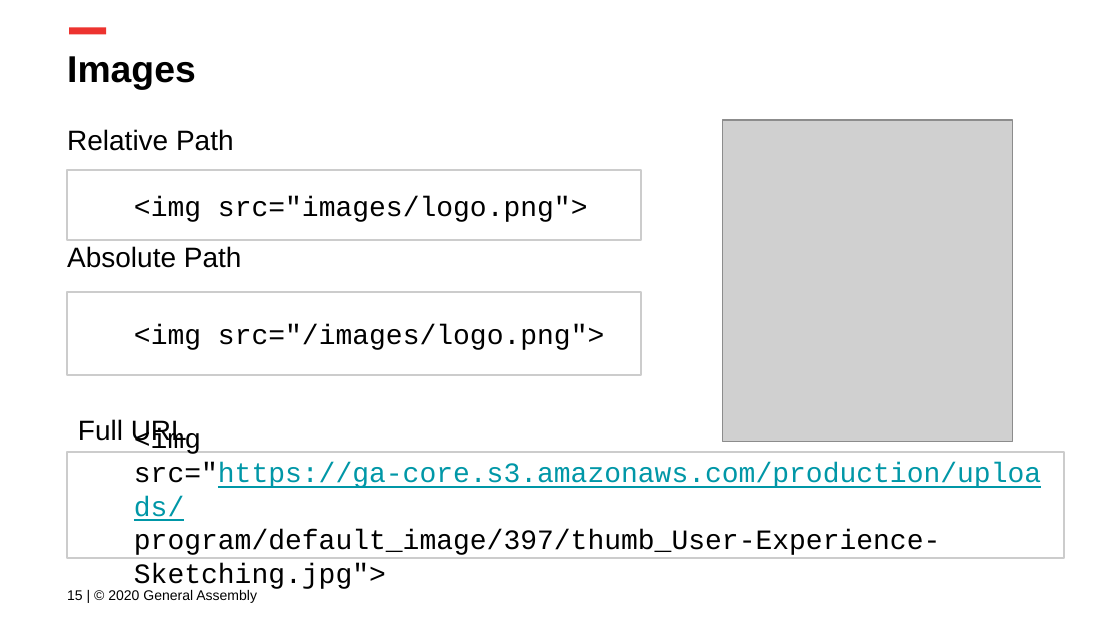
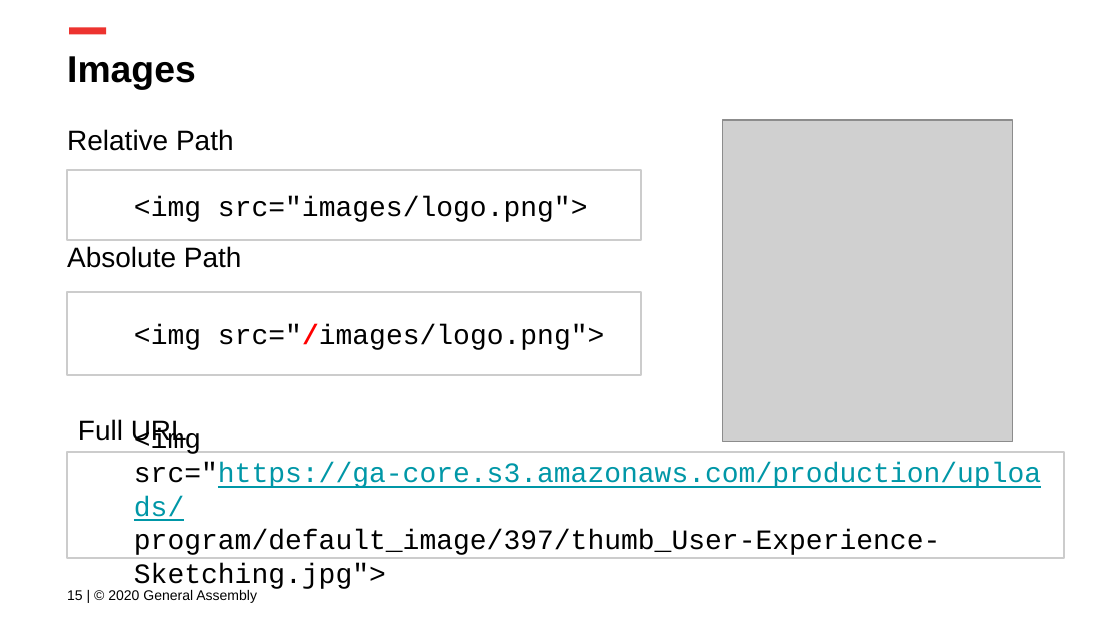
Before and after one commit to FEWD2022/Curriculum011822, a slide deck: slide 15 of Lesson Decks/02 CSS Basics - FEWD 3.2.pptx. Drawn at 1120x630 pixels with LibreOffice and Linux fonts; fonts in the diff are those of the drawing; grey boxes stand for pictures; background and template pictures are left out. Boxes give left, top, right and bottom in pixels: in the first picture for what was removed or moved away, otherwise in the second. Text is boxed around its words. In the diff, an @@ line names an element or a change of style, - is before the commit and + after.

```diff
--- a/Lesson Decks/02 CSS Basics - FEWD 3.2.pptx
+++ b/Lesson Decks/02 CSS Basics - FEWD 3.2.pptx
@@ rectangle "<img src="/images/logo.png">" at (x1=67, y1=292, x2=642, y2=375): text colour #000000 to #FF0000, bold on in "src="/images/logo.png">" @@
```
Also in this commit, not shown: 1 other slide changed, 1 other file.
